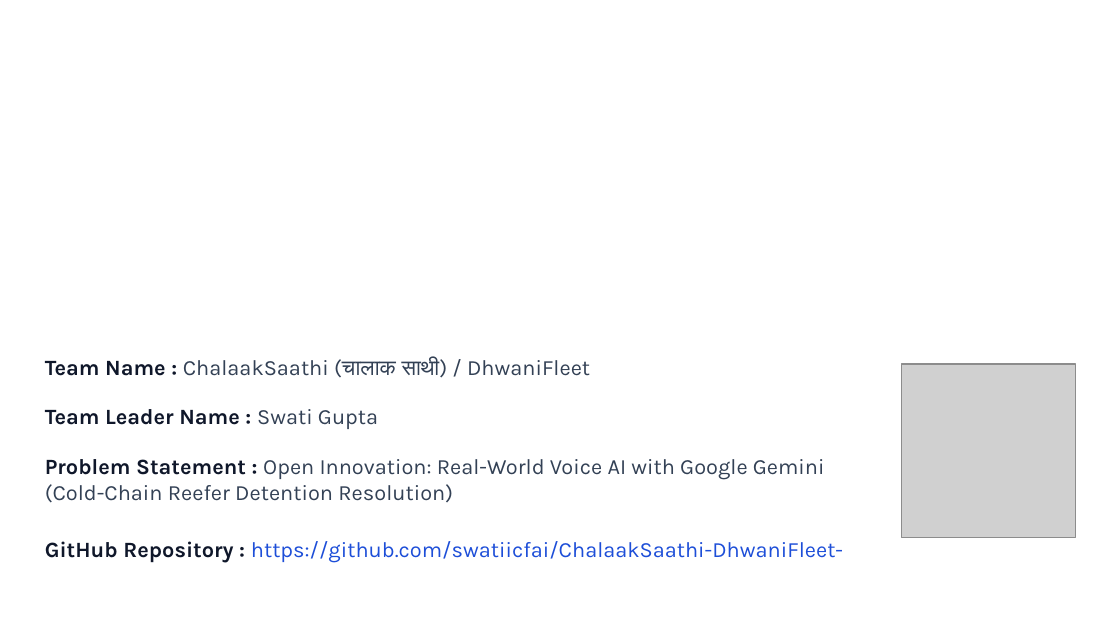
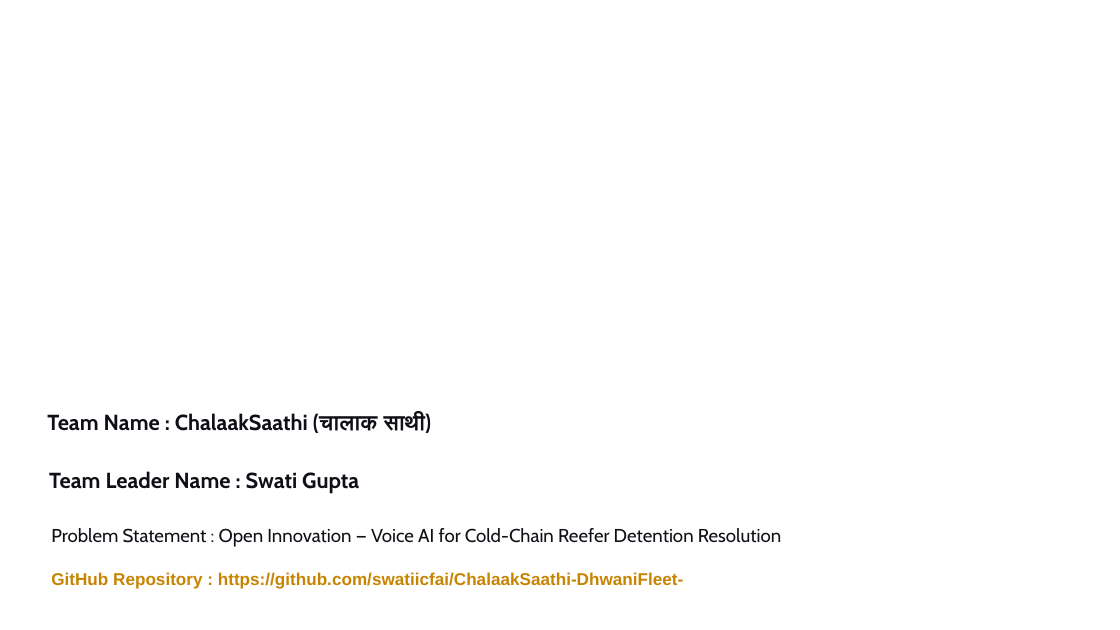
Before and after one commit to swatiicfai/ChalaakSaathi-DhwaniFleet-, a slide deck: slide 1 of ChalaakSaathi_Idea_Submission_Deck.pptx. Drawn at 1120x630 pixels with LibreOffice and Linux fonts; fonts in the diff are those of the drawing; grey boxes stand for pictures; background and template pictures are left out. Boxes give left, top, right and bottom in pixels: in the first picture for what was removed or moved away, otherwise in the second. Text is boxed around its words. In the diff, an @@ line names an element or a change of style, - is before the commit and + after.

Commit message:
feat: Upgrade to Gemini 3.8 Live (@google/genai v1beta), SQLite persistence, AudioWorklet 16kHz PCM capture, and clean Hack2Skill submission package

```diff
--- a/ChalaakSaathi_Idea_Submission_Deck.pptx
+++ b/ChalaakSaathi_Idea_Submission_Deck.pptx
@@ picture removed at box(902, 364, 1075, 538) @@
@@ text at box(47, 413, 432, 433): text changed; font Karla to Cabin; text colour #334155 to #0F1016; bold on @@
-Team Name : ChalaakSaathi (चालाक साथी) / DhwaniFleet
+Team Name : ChalaakSaathi (चालाक साथी)
@@ text "Team Leader Name : Swati ...": place and size @@
-text "Team Leader Name : Swati ..." at box(45, 409, 378, 429)
+text "Team Leader Name : Swati ..." at box(49, 471, 359, 494)
@@ text "Team Leader Name : Swati ..." at box(49, 471, 359, 494): font Karla to Cabin; text colour #0F172A to #0F1016 in "Team Leader Name :"; text colour #334155 to #0F1016, bold on in "Swati Gupta"; line spacing 1 to 0.8 @@
@@ text at box(51, 528, 781, 547): text changed; size 14 to 12 pt; font Karla to Cabin; text colour #334155 to #0F1016 @@
-Problem Statement : Open Innovation: Real-World Voice AI with Google Gemini (Cold-Chain Reefer Detention Resolution)
+Problem Statement : Open Innovation — Voice AI for Cold-Chain Reefer Detention Resolution
@@ text "GitHub Repository : https://github.com/swatiicfai/ChalaakSaa ...": place and size @@
-text "GitHub Repository : https://github.com/swatiicfai/ChalaakSaa ..." at box(45, 541, 843, 563)
+text "GitHub Repository : https://github.com/swatiicfai/ChalaakSaa ..." at box(51, 572, 684, 589)
@@ text "GitHub Repository : https://github.com/swatiicfai/ChalaakSaa ..." at box(51, 572, 684, 589): size 14 to 11 pt, font Karla to Arial; text colour #0F172A to #C78402 in "GitHub Repository :"; text colour #1D4ED8 to #C78402, bold on in "https://github.com/swatiicfai/ChalaakSaathi-DhwaniFleet-" @@
```
Also in this commit, not shown: 8 other slides changed, 3 slides added, 3 slides removed, 17 other files.
